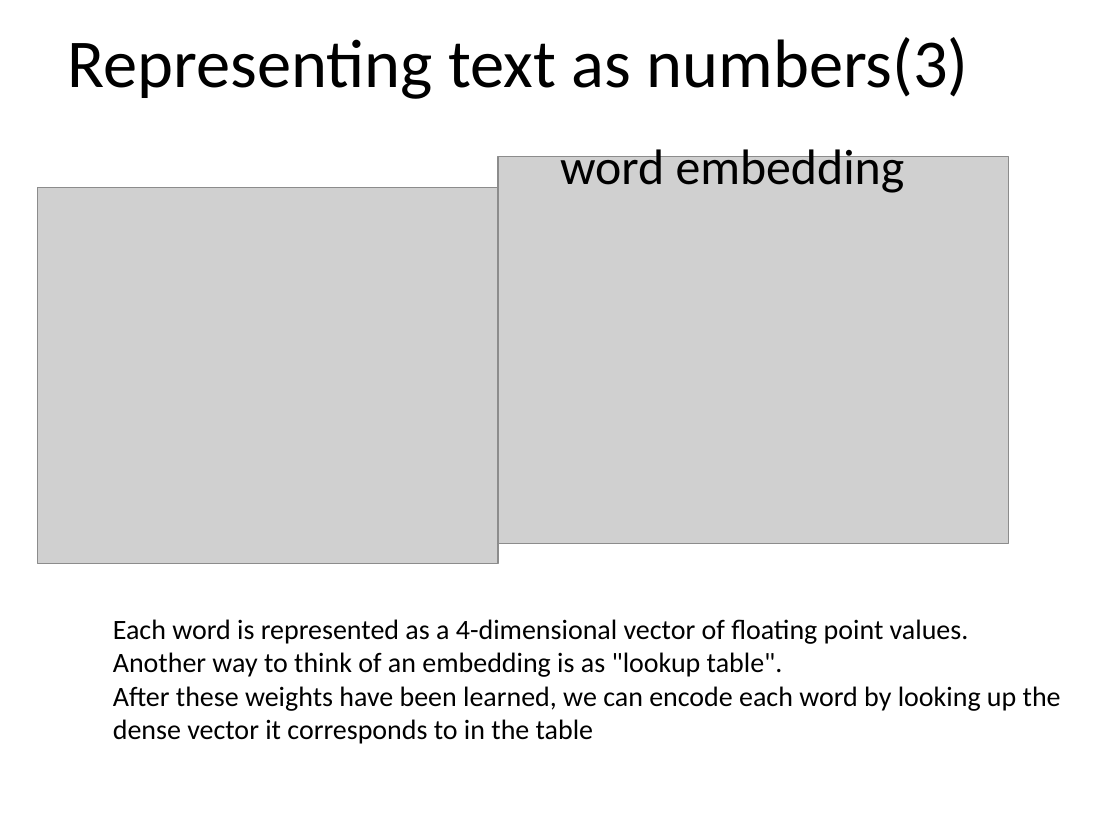
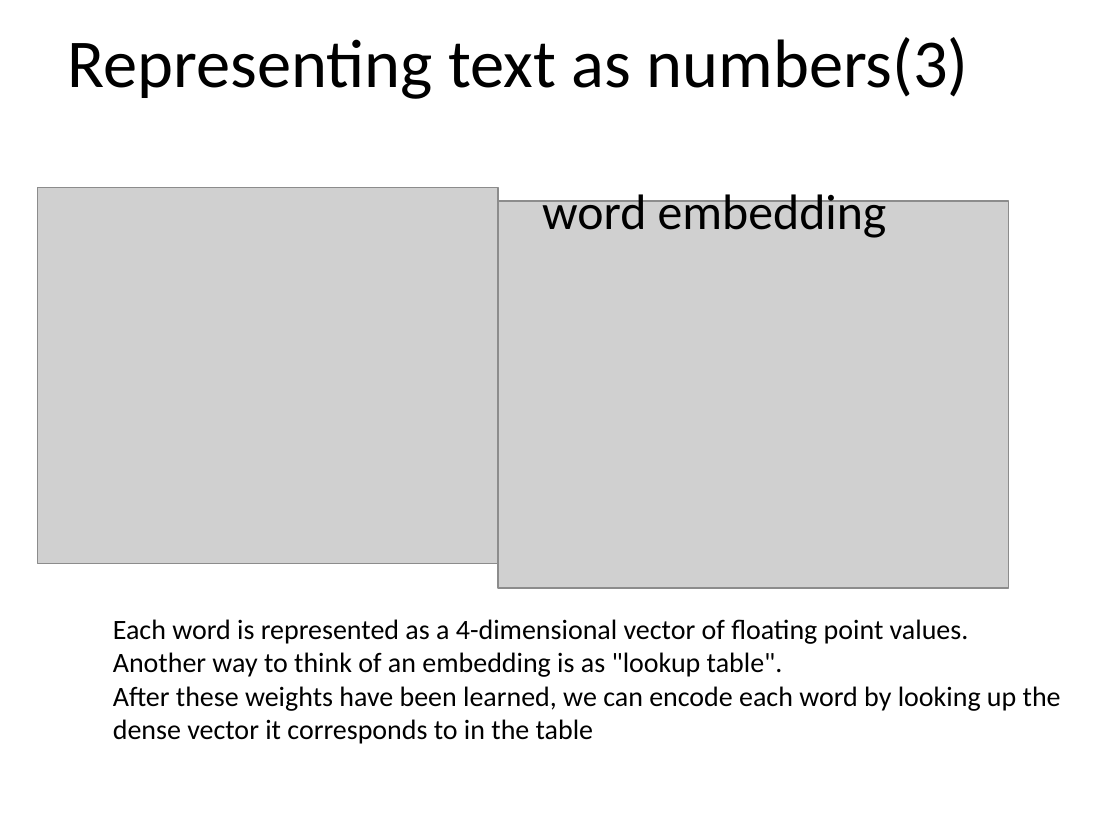
Before and after one commit to lty0858/AI4H2022, a slide deck: slide 7 of week6_AI_2_NLP_RNN/PPT/3_WordEmbeddingAndWord2vec.pptx. Drawn at 1120x840 pixels with LibreOffice and Linux fonts; fonts in the diff are those of the drawing; grey boxes stand for pictures. Boxes give left, top, right and bottom in pixels: in the first picture for what was removed or moved away, otherwise in the second. Text is boxed around its words. In the diff, an @@ line names an element or a change of style, - is before the commit and + after.

```diff
--- a/week6_AI_2_NLP_RNN/PPT/3_WordEmbeddingAndWord2vec.pptx
+++ b/week6_AI_2_NLP_RNN/PPT/3_WordEmbeddingAndWord2vec.pptx
@@ text "word embedding": place and size @@
-text "word embedding" at [560, 143, 905, 193]
+text "word embedding" at [542, 188, 887, 238]
@@ picture: place and size @@
-picture at [498, 157, 1009, 544]
+picture at [498, 200, 1009, 588]
```
Also in this commit, not shown: 4 other files.
